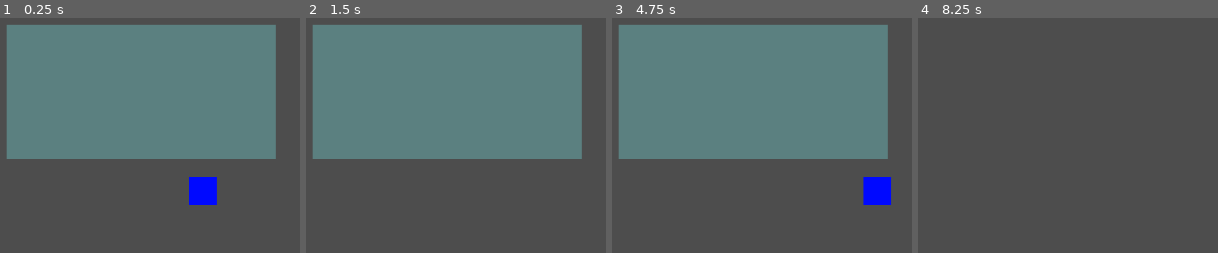
Above: before the commit, frames 1-4 (left to right).
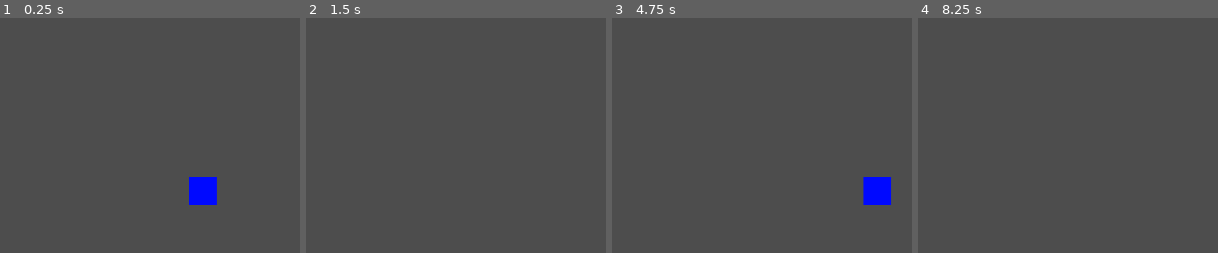
Above: after the commit, the same moments.

Repository: NickDAlimonte/FirstGodotGame
Game: Godot game, scene res://Main.tscn
Same seed, same stepped clock (60 frames per second), same inputs: the game is played once before the commit and once after it.
Inputs (mouse positions are in pixels of both pictures, inside the frame that each line leads up to):
- Up to frame 1 (0.25 s): no input
- Up to frame 2 (1.5 s): tap Enter at 0.5 s; move the mouse to (381, 22) at 0.52 s; hold Right (ui_right) 0.53-1.28 s; click (381, 22) at 0.67 s; move the mouse to (outside the picture) at 1.27 s; hold Down (ui_down) from 1.28 s (still down); click (outside the picture) at 1.42 s
- Up to frame 3 (4.75 s): tap Space at 2, 3.5 s; move the mouse to (outside the picture) at 2.02 s; release Down (ui_down) at 2.03 s; hold Right (ui_right) 2.03-2.78 s; click (outside the picture) at 2.17 s; tap Enter at 2.75, 4.25 s; move the mouse to (outside the picture) at 2.77 s; hold Up (ui_up) 2.78-3.53 s; click (outside the picture) at 2.92 s; move the mouse to (753, 112) at 3.52 s; hold Left (ui_left) from 3.53 s (still down); click (753, 112) at 3.67 s; move the mouse to (outside the picture) at 4.27 s; click (outside the picture) at 4.42 s
- Up to frame 4 (8.25 s): move the mouse to (outside the picture) at 5.02 s; release Left (ui_left) at 5.03 s; hold Down (ui_down) 5.03-5.78 s; click (outside the picture) at 5.17 s; tap Space at 5.75 s; move the mouse to (outside the picture) at 5.77 s; hold Right (ui_right) 5.78-6.53 s; click (outside the picture) at 5.92 s; move the mouse to (993, 22) at 6.52 s; hold Up (ui_up) 6.53-7.28 s; click (993, 22) at 6.67 s; move the mouse to (outside the picture) at 7.27 s; hold Right (ui_right) 7.28-8.03 s; click (outside the picture) at 7.42 s; move the mouse to (outside the picture) at 8.02 s; hold Down (ui_down) from 8.03 s (still down); click (outside the picture) at 8.17 s

The runs differ from the first frame. In frame 1, 51% of the frame differs, in the area x 2-92%, y 2-60%; in frame 2, 51%; in frame 3, 51%; in frame 4, nothing differs.

Commit message:
Untied blizzard from areapersisteffect, and made it take spells of variable effects and magnitudes. Passinng only the specific debuff effects to the manager now, rather than unnecessary data. Added the ability to cast spells on right click.  Currently just a part of the entity scene that casts it.

Diff:
--- a/game-project/AreaPersistEffect.tscn
+++ /dev/null
@@ -1,27 +0,0 @@
-[gd_scene load_steps=3 format=3 uid="uid://namef5ska3a6"]
-
-[ext_resource type="Script" uid="uid://b1aghf6cmsn1c" path="res://AreaPersistEffect.gd" id="1_ccpmy"]
-
-[sub_resource type="CircleShape2D" id="CircleShape2D_4ieqd"]
-radius = 96.0
-
-[node name="Node2D" type="Node2D"]
-
-[node name="Area2D" type="Area2D" parent="."]
-script = ExtResource("1_ccpmy")
-
-[node name="CollisionShape2D" type="CollisionShape2D" parent="Area2D"]
-shape = SubResource("CircleShape2D_4ieqd")
-
-[node name="ColorRect" type="ColorRect" parent="Area2D"]
-offset_left = -98.0
-offset_top = -96.0
-offset_right = 96.0
-offset_bottom = 98.0
-color = Color(0.5058824, 1, 1, 0.28627452)
-
-[node name="TickTime" type="Timer" parent="Area2D"]
-
-[node name="DurationTimer" type="Timer" parent="Area2D"]
-wait_time = 8.0
-autostart = true
--- a/game-project/EntController.gd
+++ b/game-project/EntController.gd
@@ -2,35 +2,48 @@
 class_name Entity
 
 
-const base_speed = 300
+const base_speed: int = 300
+var selected_spell = null
 @export var speed = base_speed
-@export var health = 100
+@export var max_health: int = 100
+@export var health: int = 100
+@onready var status_effects = $StatusEffectManager
+
 var active_effects = []
+
+func _process(delta: float):
+	if health > max_health:
+		health = max_health
+
+	if health == 0:
+		die()
 
 func die():
 	print("Player died")
 	get_tree().quit()
 
-@onready var status_effects = $StatusEffectManager
 
 func take_damage(amount, source):
 	print(amount, " Damage taken from ", source)
 	health -= amount
-	if health <= 0:
-		die()
 
 func add_status_effect(effect):
 	status_effects.add_status_effect(effect)
-	update_speed()
+	update_stats()
 
 func remove_status_effect(effect):
 	var key = 'effect_' + str(effect["source"])
 	status_effects.remove_status_effect(key)
 	print(effect,' removed')
-	update_speed()
+	update_stats()
 
-func update_speed():
+func update_stats():
 	var speed_mods = status_effects.get_effects()
+	var dot_damage = status_effects.get_effects()
+	var hot_healing = status_effects.get_effects()
+
+	var damage_taken = 0
+	var healing_taken = 0
 	var speed_mod = 0
 
 	for mods in speed_mods:
@@ -40,3 +53,12 @@
 	speed = base_speed + speed_mod
 	if speed < 0:
 		speed = 0
+
+func cast_spell(selected):
+	if selected == null:
+		var spell_scene = preload("res://scripts/spells/AreaPersistEffect.tscn")
+
+		var spell = spell_scene.instantiate()
+		spell.initialize(SpellDefinitions.SPELLS["Blizzard"], self)
+
+		add_child(spell)
--- a/game-project/Main.tscn
+++ b/game-project/Main.tscn
@@ -1,15 +1,8 @@
-[gd_scene load_steps=3 format=3 uid="uid://dtp5omw5l1btd"]
+[gd_scene load_steps=2 format=3 uid="uid://dtp5omw5l1btd"]
 
-[ext_resource type="PackedScene" uid="uid://namef5ska3a6" path="res://AreaPersistEffect.tscn" id="1_uu6xs"]
 [ext_resource type="PackedScene" uid="uid://kh8bge11bg7h" path="res://Player.tscn" id="2_r0du0"]
 
 [node name="World" type="Node2D"]
 position = Vector2(992, 514)
 
-[node name="Node2D2" parent="." instance=ExtResource("1_uu6xs")]
-position = Vector2(-165, -124)
-
 [node name="Node2D" parent="." instance=ExtResource("2_r0du0")]
-
-[node name="Node2D3" parent="." instance=ExtResource("1_uu6xs")]
-position = Vector2(29, -124)
--- a/game-project/Player.gd
+++ b/game-project/Player.gd
@@ -4,3 +4,8 @@
 	var direction = Input.get_vector("ui_left", "ui_right", "ui_up", "ui_down")
 	velocity = direction * speed
 	move_and_slide()
+
+func _input(event):
+	if event is InputEventMouseButton:
+		if event.pressed and event.button_index == MOUSE_BUTTON_RIGHT:
+			cast_spell(selected_spell)
--- a/game-project/StatusEffectManager.gd
+++ b/game-project/StatusEffectManager.gd
@@ -3,25 +3,26 @@
 var active_effects = {}
 
 func add_status_effect(effect):
-	var key = "effect_" + str(effect["source"])
+	var key = (str(effect["source"].get_instance_id()) + ":" + str(effect["aura_id"]))
 
 	active_effects[key] = effect
 	print(active_effects)
 
-	if effect.has("duration"):
-		get_tree().create_timer(effect["duration"]).timeout.connect(
+	if effect.has("debuff_duration"):
+		get_tree().create_timer(effect["debuff_duration"]).timeout.connect(
 			remove_status_effect.bind(key)
 		)
 
 func remove_status_effect(key):
 	active_effects.erase(key)
+	get_parent().update_stats()
 
 func get_effects():
 	var speed_modifiers = []
 	var applied = {}
 
 	for effect in active_effects.values():
-		var key = str(effect["spell_id"])
+		var key = str(effect["aura_id"])
 
 		if effect["stackable"] == 0:
 			if applied.has(key) && applied[key]== true:
@@ -29,7 +30,7 @@
 			applied[key] = true
 
 		if effect["type"] == "debuff":
-			if effect["effect"] == "slow":
-				speed_modifiers.append(-effect["speed"])
+			if effect.has("slow"):
+				speed_modifiers.append(-effect["slow"])
 
 	return speed_modifiers
--- a/game-project/AreaPersistEffect.gd
+++ b/game-project/scripts/spells/AreaPersistEffect.gd
@@ -1,32 +1,34 @@
 extends Area2D
 
-@export var spell_damage = 10
-@export var speed_mod = 100
+var bodies_inside = []
+var spell_data = {}
+var effect = {}
+var spell_damage
 
-var effect = {
-	"spell_id": "1000",
-	"source": self,
-	"type": "debuff",
-	"effect": "slow",
-	"duration": 8,
-	"speed": speed_mod,
-	"stackable": 0
-}
 
-var bodies_inside = []
+func initialize(spell, source):
+	spell_data = spell.duplicate(true)
+	spell_data["source"] = source
+	##Effects must be read as a dictionary, otherwise it will crash in the manager
+	effect = spell_data["Effect"]
+	effect["source"] = source
 
 func _ready() -> void:
 	body_entered.connect(_on_body_entered)
 	body_exited.connect(_on_body_exited)
+	$TickTime.wait_time = spell_data["tick_rate"]
 	$TickTime.timeout.connect(_on_timer_timeout)
+	$DurationTimer.wait_time = spell_data["spell_duration"]
 	$DurationTimer.timeout.connect(_on_duration_timeout)
+	$DurationTimer.start()
 
+	spell_damage = spell_data["spell_damage"]
 
 func _on_body_entered(body):
 
 	$TickTime.start()
 	bodies_inside.append(body)
-	if body.has_method("take_damage"):
+	if body.has_method("take_damage") && spell_damage > 0:
 		body.take_damage(spell_damage, self)
 	if body.has_method("add_status_effect"):
 		body.add_status_effect(effect)
@@ -40,7 +42,6 @@
 func _on_timer_timeout():
 
 	for body in bodies_inside:
-
 		if body.has_method("take_damage"):
 			body.take_damage(spell_damage, self)
 
--- /dev/null
+++ b/game-project/scripts/spells/AreaPersistEffect.tscn
@@ -0,0 +1,26 @@
+[gd_scene load_steps=3 format=3 uid="uid://namef5ska3a6"]
+
+[ext_resource type="Script" uid="uid://b1aghf6cmsn1c" path="res://scripts/spells/AreaPersistEffect.gd" id="1_ccpmy"]
+
+[sub_resource type="CircleShape2D" id="CircleShape2D_4ieqd"]
+radius = 96.0
+
+[node name="Area2D" type="Area2D"]
+script = ExtResource("1_ccpmy")
+
+[node name="CollisionShape2D" type="CollisionShape2D" parent="."]
+shape = SubResource("CircleShape2D_4ieqd")
+
+[node name="ColorRect" type="ColorRect" parent="."]
+offset_left = -98.0
+offset_top = -96.0
+offset_right = 96.0
+offset_bottom = 98.0
+color = Color(0.5058824, 1, 1, 0.28627452)
+
+[node name="TickTime" type="Timer" parent="."]
+
+[node name="DurationTimer" type="Timer" parent="."]
+wait_time = 8.0
+
+[node name="Node2D" type="Node2D" parent="."]
--- /dev/null
+++ b/game-project/scripts/spells/SpellDefinitions.gd
@@ -0,0 +1,22 @@
+# SpellDefinitions.gd
+class_name SpellDefinitions
+
+const SPELLS = {
+	"Blizzard":{
+		"spell_id": "1000",
+		"spell_damage": 5,
+		"spell_duration": 4,
+		"tick_rate": 0.5,
+
+		"Effect":{
+			"type": "debuff",
+			"aura_id": "1000",
+			 "slow": 100,
+			"debuff_duration": 8,
+			"stackable": 0
+		}
+	}
+
+
+
+}
Renamed: game-project/AreaPersistEffect.gd.uid -> game-project/scripts/spells/AreaPersistEffect.gd.uid
Not shown, added: game-project/scripts/spells/SpellDefinitions.gd.uid
